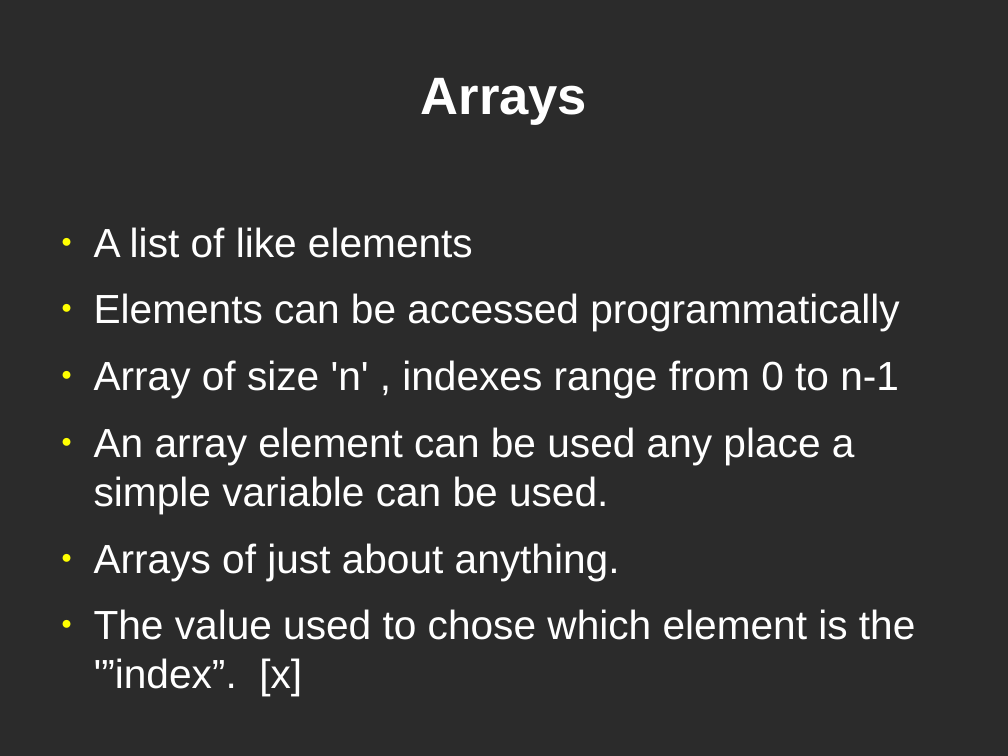
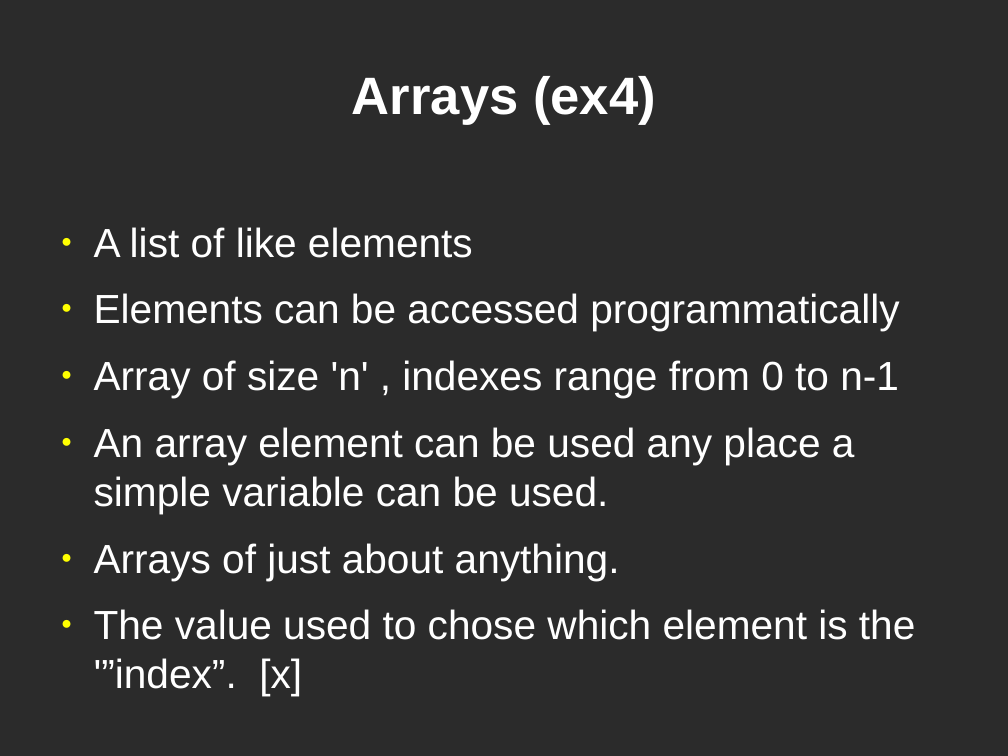
Before and after one commit to dklamet/class, a slide deck: slide 29 of docs/class1.odp (slide 28 before the commit). Drawn at 1008x756 pixels with LibreOffice and Linux fonts; fonts in the diff are those of the drawing; background and template pictures are left out; a plain dark background stands for a picture behind light text. Boxes give left, top, right and bottom in pixels: in the first picture for what was removed or moved away, otherwise in the second. Text is boxed around its words. In the diff, an @@ line names an element or a change of style, - is before the commit and + after.

```diff
--- a/docs/class1.odp
+++ b/docs/class1.odp
@@ title at (352, 76, 656, 125): text changed @@
-Arrays
+Arrays (ex4)
```
Also in this commit, not shown: 3 other slides changed, 1 slide added, 6 other files.
